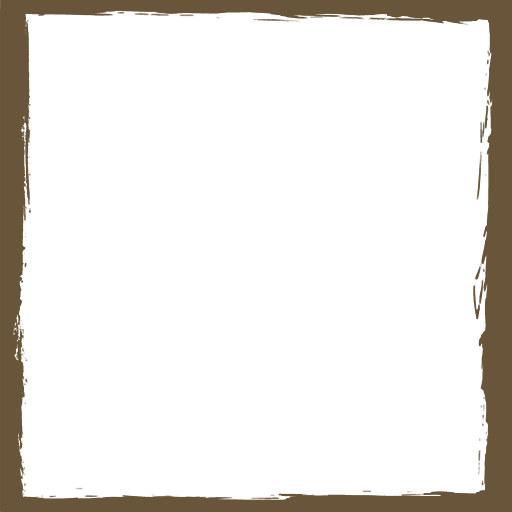
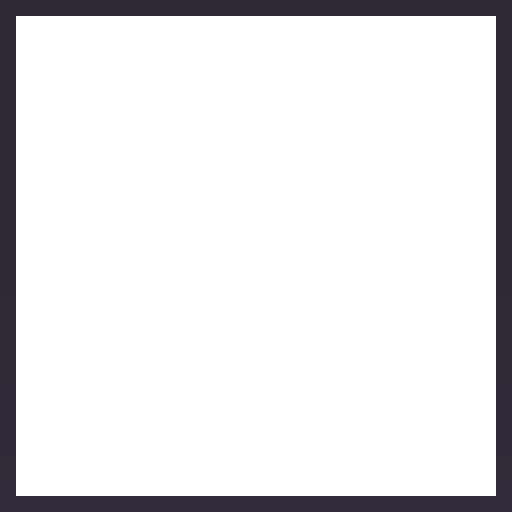
Layer changes from the first 512 × 512 image to the second:
added group "V2" with 2 layers above "V1" over box(0, 0, 512, 512)
hid group "Group 1" (2 layers), moved it into group "V1" over box(0, 0, 512, 512)
